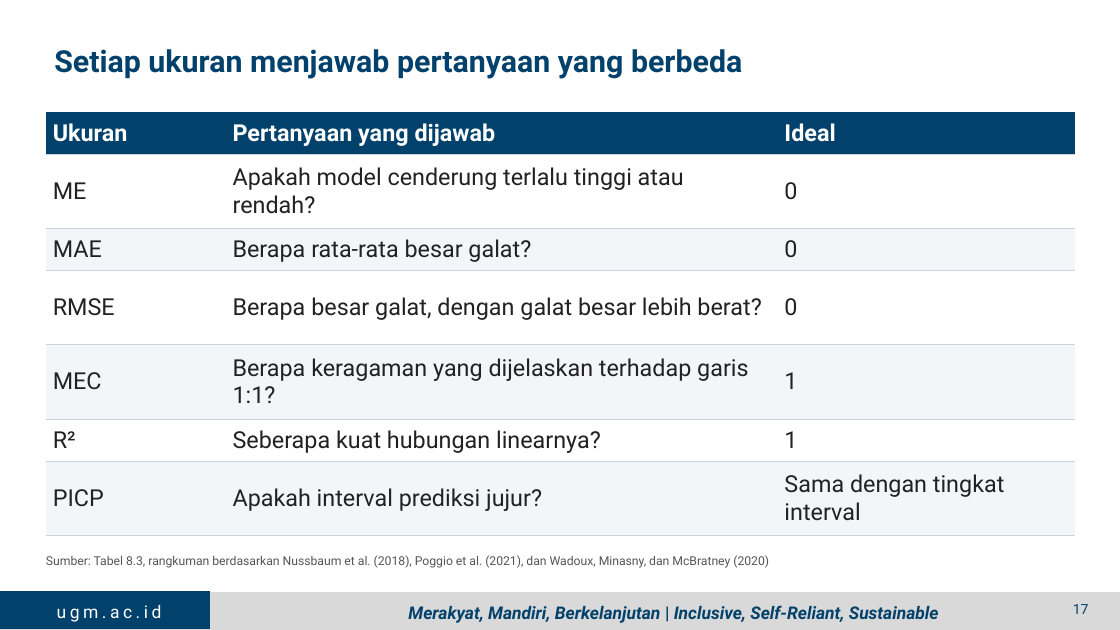
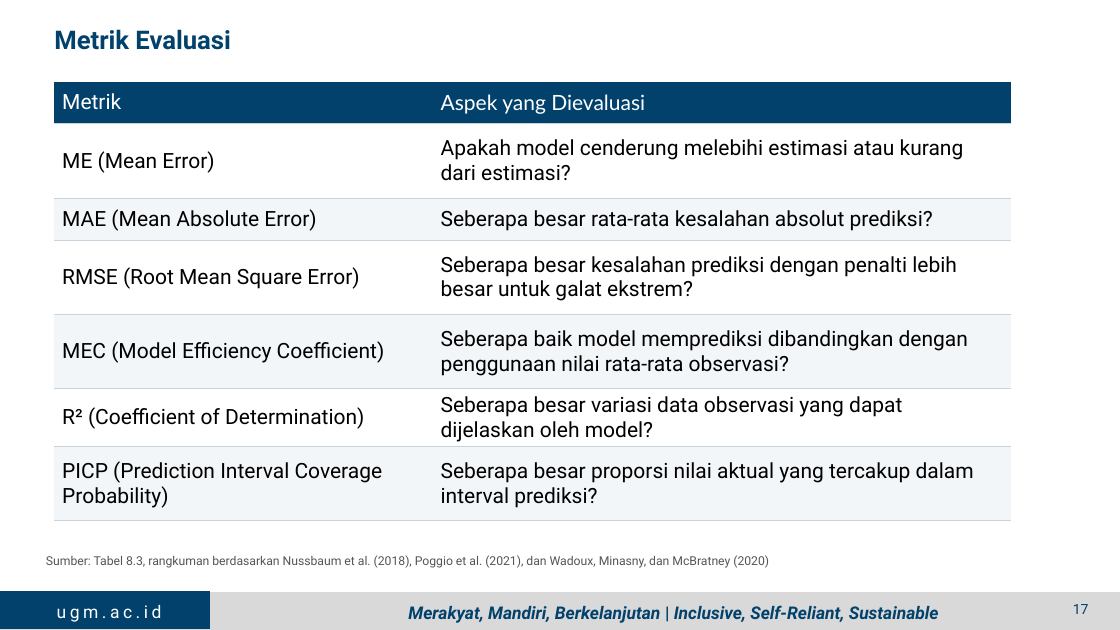
Before and after one commit to jhnhp/SMART, a slide deck: slide 14 of Output/Presentasi/PPT_5_Dr_Guruh_Digital_Soil_Mapping.pptx (slide 17 before the commit). Drawn at 1120x630 pixels with LibreOffice and Linux fonts; fonts in the diff are those of the drawing; background and template pictures are left out. Boxes give left, top, right and bottom in pixels: in the first picture for what was removed or moved away, otherwise in the second. Text is boxed around its words. In the diff, an @@ line names an element or a change of style, - is before the commit and + after.

```diff
--- a/Output/Presentasi/PPT_5_Dr_Guruh_Digital_Soil_Mapping.pptx
+++ b/Output/Presentasi/PPT_5_Dr_Guruh_Digital_Soil_Mapping.pptx
@@ title at (54, 29, 230, 50): text changed; size 26 to 22 pt @@
-Setiap ukuran menjawab pertanyaan yang berbeda
+Metrik Evaluasi
@@ table at (54, 82, 1012, 522) @@
-column 1: Ukuran | ME | MAE | RMSE | MEC | R² | PICP
-column 2: Pertanyaan yang dijawab | Apakah model cenderung terlalu tinggi atau rendah? | Berapa rata-rata besar galat? | Berapa besar galat, dengan galat besar lebih berat? | Berapa keragaman yang dijelaskan terhadap garis 1:1? | Seberapa kuat hubungan linearnya? | Apakah interval prediksi jujur?
-column 3: Ideal | 0 | 0 | 0 | 1 | 1 | Sama dengan tingkat interval
+column 1: Metrik | ME (Mean Error) | MAE (Mean Absolute Error) | RMSE (Root Mean Square Error) | MEC (Model Efficiency Coefficient) | R² (Coefficient of Determination) | PICP (Prediction Interval Coverage Probability)
+column 2: Aspek yang Dievaluasi | Apakah model cenderung melebihi estimasi atau kurang dari estimasi? | Seberapa besar rata-rata kesalahan absolut prediksi? | Seberapa besar kesalahan prediksi dengan penalti lebih besar untuk galat ekstrem? | Seberapa baik model memprediksi dibandingkan dengan penggunaan nilai rata-rata observasi? | Seberapa besar variasi data observasi yang dapat dijelaskan oleh model? | Seberapa besar proporsi nilai aktual yang tercakup dalam interval prediksi?
@@ table: place and size @@
-table at (46, 112, 1075, 535)
+table at (54, 82, 1012, 522)
```
Also in this commit, not shown: 13 other slides changed, 3 slides removed, 12 other files.
